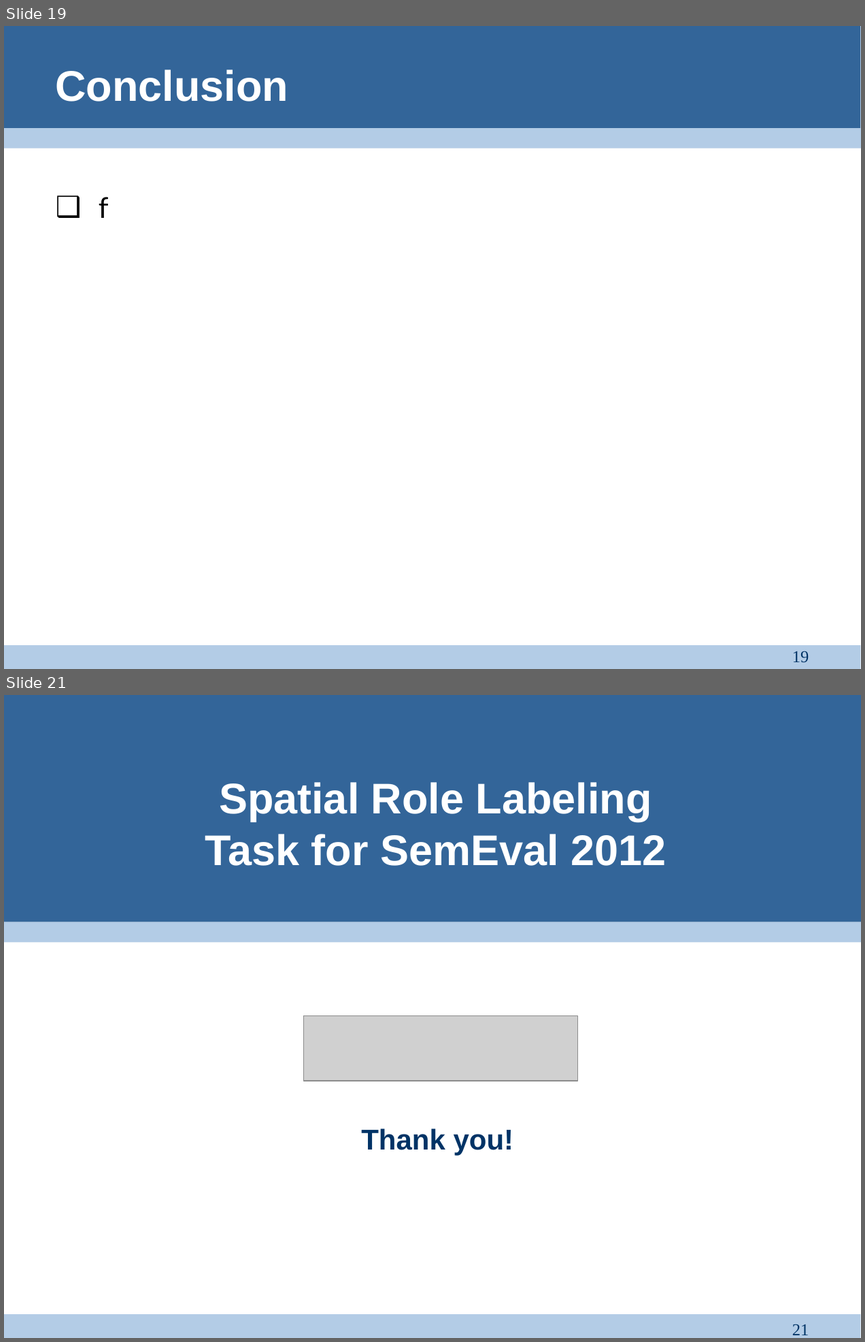
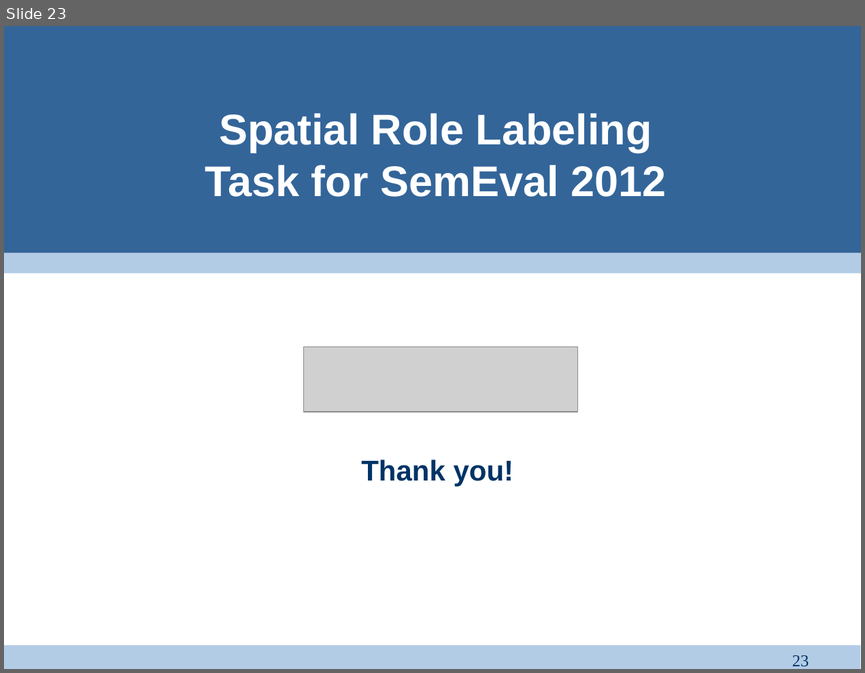
Before and after one commit to satvikg/pln-pmt-pract, a slide deck: SpatialRoleLabeling/doc/Group presentation.ppt. Shown one above the other, each under a label of ours: slides 19 and 21 before the commit, slide 23 after it; the slides between them are not shown. The pictures are 865x1342 and 865x673 pixels, drawn with LibreOffice and Linux fonts; fonts in the diff are those of the drawing; grey boxes stand for pictures. Boxes give left, top, right and bottom in pixels: in the first picture for what was removed or moved away, otherwise in the second. Text is boxed around its words. In the diff, an @@ line names an element or a change of style, - is before the commit and + after.

```diff
--- a/SpatialRoleLabeling/doc/Group presentation.ppt
+++ b/SpatialRoleLabeling/doc/Group presentation.ppt
@@ slide 19 removed at [4,26,861,669], background #FFFFFF; not listed: 1 template element that a slide beside it also shows @@
@@ rectangle removed at [4,26,861,138] @@
@@ text removed at [55,70,288,101] @@
-Conclusion
@@ rectangle removed at [4,128,861,148] @@
@@ text removed at [99,197,109,218] @@
-❑ f
@@ page number removed at [792,651,809,662] @@
-19
@@ what was slide 21 is now slide 23 @@
@@ page number at [792,655,809,667]: text changed @@
-21
+23
```
Also in this commit, not shown: 6 slides changed, 3 slides added, 1 other file.
